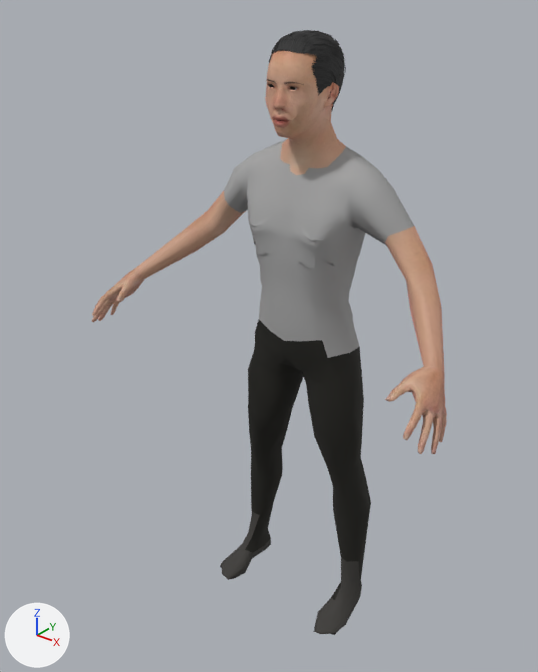
Two versions of the glTF model priv/models/traveler.mid.glb, one commit apart.
Both versions are drawn from a 50 mm lens placed at (1.062, -1.506, 1.759), pointed at (-0.048, -0.117, 0.898). Arrows for +X, +Y and +Z are at lower left; the lights stay in place. The picture after the commit comes second. Vertices at exactly the same position are counted once.

The scene before the commit, as lines of its bpy script (objects in view):
```python
mat_color_elvs_crude_t_shirt_male = principled_material('color_elvs_crude_t-shirt_male')
mat_color_elvs_crude_t_shirt_male.base_color = (0.376, 0.376, 0.376)  # grey #a5a5a5
mat_color_elvs_crude_t_shirt_male.roughness = 0.9
mat_color_shoes02 = principled_material('color_shoes02')
mat_color_shoes02.base_color = (0.0482, 0.0452, 0.0409)  # dark grey #3e3c39
mat_color_shoes02.roughness = 0.9
me_traveler_mesh = bpy.data.meshes.new('traveler_mesh')
me_traveler_mesh.from_pydata(...)  # 2858 vertices, 4940 faces; spans x -0.53..0.53, y -0.35..0.1, z 0.02..1.65
# faces by material slot: [332, 760, 180, 192, 172, 26, 2228, 1050]
me_traveler_mesh.materials.append(mat_color_cortu_cargo_pants)  # black #1f1e18
me_traveler_mesh.materials.append(mat_color_elvs_crude_t_shirt_male)  # grey #a5a5a5
me_traveler_mesh.materials.append(mat_color_shoes02)  # dark grey #3e3c39
me_traveler_mesh.materials.append(mat_eyebrows)  # picture img_image_0
me_traveler_mesh.materials.append(mat_eyes)  # picture img_image_1
me_traveler_mesh.materials.append(mat_hole)  # black #281618
me_traveler_mesh.materials.append(mat_skin)  # picture img_image_3
me_traveler_mesh.materials.append(mat_hair)
ob_traveler_mesh = bpy.data.objects.new('traveler_mesh', me_traveler_mesh)
ob_traveler_mesh.location = (0.0, 0.0, 0.0)
```
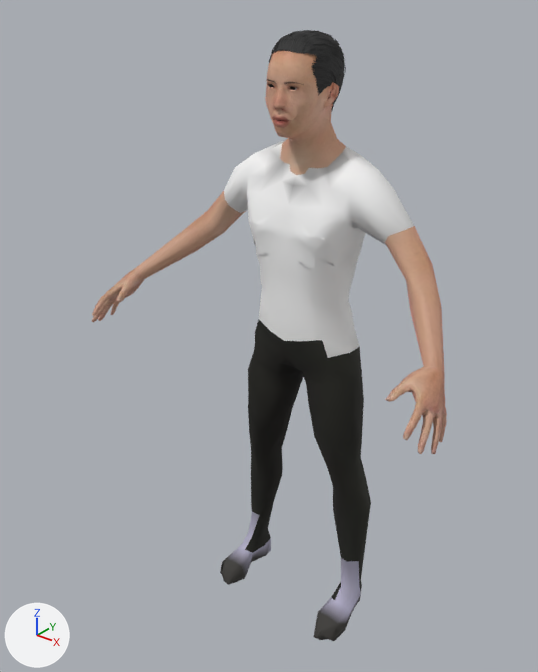
Changed parts and their boxes [x1, y1, x2, y2] in the pictures (538 x 672 px; the box of a moved part takes in the faces that stretch with it):
'traveler_mesh', recoloured, reshaped (lighter)
    before: [92, 30, 447, 635]
    after: [92, 30, 447, 641]
part 1 of me_traveler_mesh, moved or reshaped
    before: [248, 206, 334, 246]
    after: [248, 206, 334, 248]
part 2 of me_traveler_mesh, moved or reshaped
    before: [220, 538, 271, 580]
    after: [220, 538, 271, 585]
part 3 of me_traveler_mesh, moved or reshaped
    before: [313, 613, 351, 635]
    after: [313, 596, 361, 641]

Edits to the bpy script that builds the scene:
```text
Change mat_color_elvs_crude_t_shirt_male:
    where n0 = _N.new('ShaderNodeBsdfPrincipled'); n0.name = 'Principled BSDF'
    remove n0.inputs[0].default_value = (0.376, 0.376, 0.376, 1.0)  # 'Base Color', grey #a5a5a5
    add n2 = _N.new('ShaderNodeVertexColor'); n2.name = 'Color Attribute'
    add _L.new(n2.outputs[0], n0.inputs[0])  # 'Color' to 'Base Color'
Change mat_color_shoes02:
    where n0 = _N.new('ShaderNodeBsdfPrincipled'); n0.name = 'Principled BSDF'
    remove n0.inputs[0].default_value = (0.0482, 0.0452, 0.0409, 1.0)  # 'Base Color', dark grey #3e3c39
    add n2 = _N.new('ShaderNodeVertexColor'); n2.name = 'Color Attribute'
    add _L.new(n2.outputs[0], n0.inputs[0])  # 'Color' to 'Base Color'
Change me_traveler_mesh:
    used by ob_traveler_mesh; location = (0.0, 0.0, 0.0)
    remove me_traveler_mesh.from_pydata(...)  # 2858 vertices, 4940 faces; spans x -0.53..0.53, y -0.35..0.1, z 0.02..1.65
    add me_traveler_mesh.from_pydata(...)  # 2858 vertices, 4940 faces; spans x -0.53..0.53, y -0.35..0.1, z 0.0..1.65
    me_traveler_mesh part 1: 28 of 2858 vertices moved; they spanned x -0.1..0.1, y -0.13..-0.12, z 1.19..1.2 and now span x -0.11..0.11, y -0.13..-0.12, z 1.18..1.2; mean shift (0.0, 0.0, 0.0); largest move (-0.1, -0.12, 1.19) -> (-0.11, -0.12, 1.19)
    me_traveler_mesh part 2: 22 of the vertices in x -0.23..-0.14, y -0.18..0.04, z 0.02..0.03 are moved by (0.0, 0.0, -0.02)
    me_traveler_mesh part 3: 22 of the vertices in x 0.14..0.23, y -0.18..0.04, z 0.02..0.03 are moved by (0.0, 0.0, -0.02)
    me_traveler_mesh part 4: vertex colours changed
```
